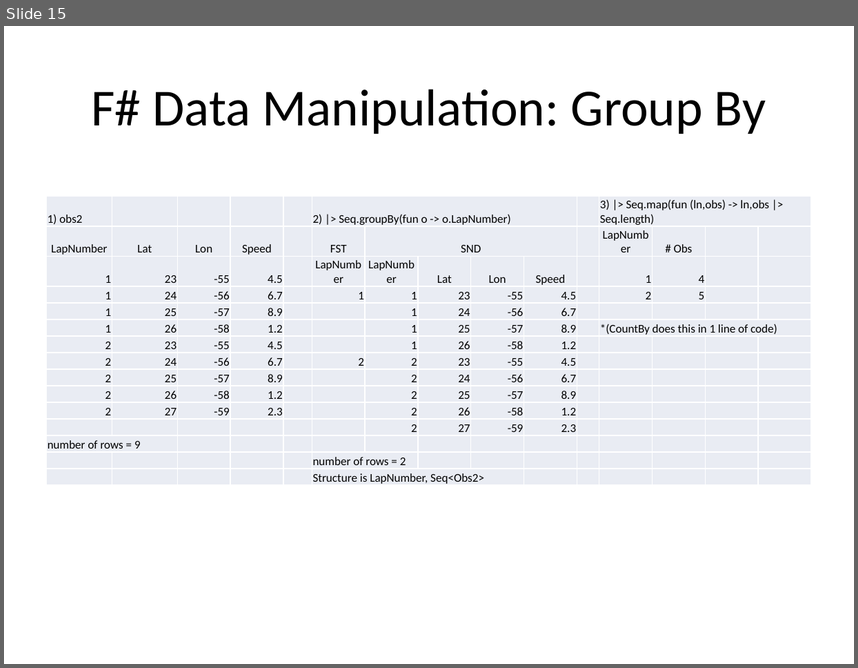
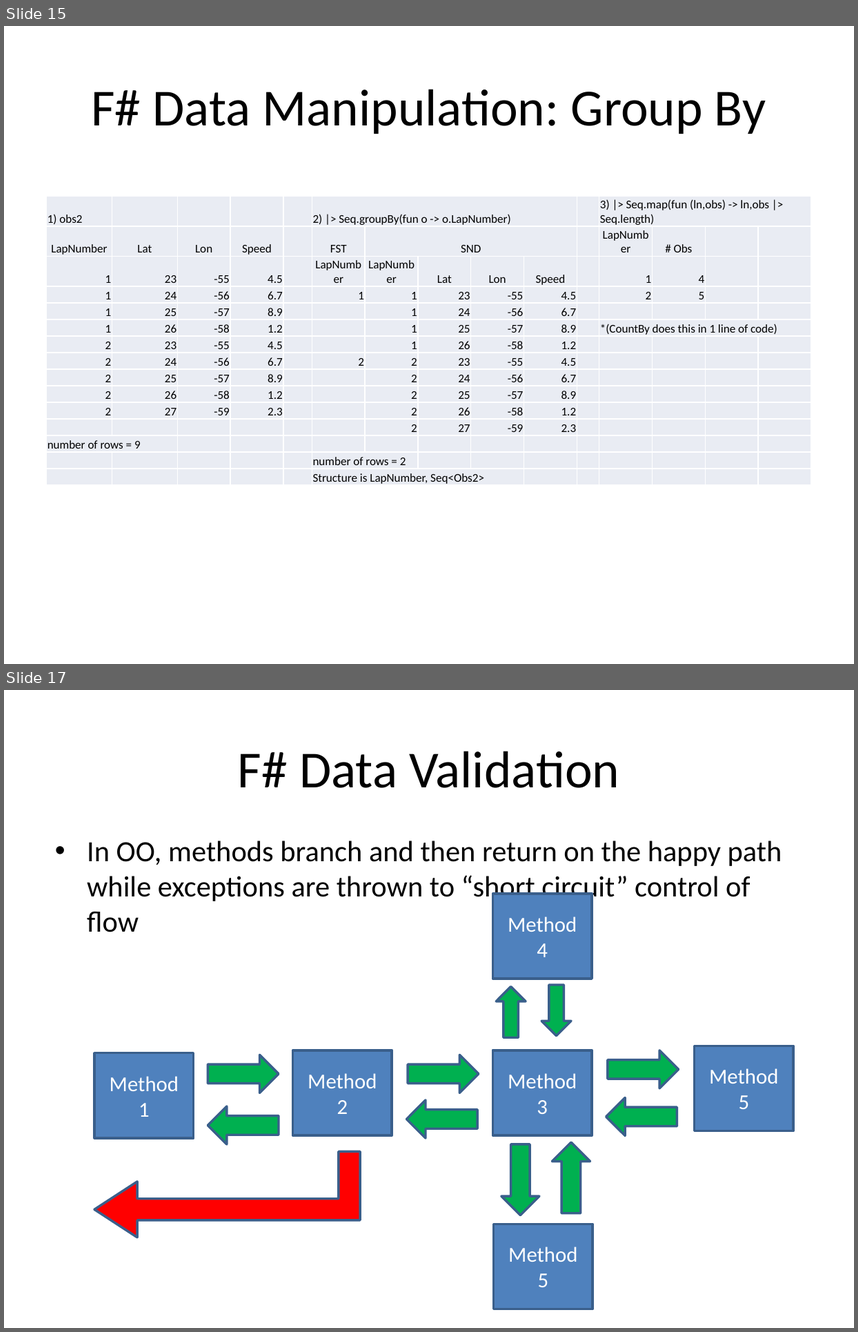
Before and after one commit to AlanGitHub00/PydataNYC, a slide deck: presentation/FSharpForData.pptx. Shown one above the other, each under a label of ours: slide 15 before the commit, slides 15 and 17 after it; the slides between them are not shown. The pictures are 858x668 and 858x1332 pixels, drawn with LibreOffice and Linux fonts; fonts in the diff are those of the drawing. Boxes give left, top, right and bottom in pixels: in the first picture for what was removed or moved away, otherwise in the second. Text is boxed around its words. In the diff, an @@ line names an element or a change of style, - is before the commit and + after.

```diff
--- a/presentation/FSharpForData.pptx
+++ b/presentation/FSharpForData.pptx
@@ slide 17 added at [4, 690, 854, 1328], background #FFFFFF @@
@@ title added at [238, 751, 619, 788], 44 pt, text #000000 @@
+F# Data Validation
@@ text added at [87, 840, 782, 932], 24.8 pt, text #000000 @@
+• In OO, methods branch and then return on the happy path while exceptions are thrown to “short circuit” control of flow
@@ rectangle added at [493, 893, 593, 978], fill #4F81BD, outline #3A5F8C 2 pt, 18 pt, text #FFFFFF @@
+Method 4
@@ right arrow added at [496, 986, 526, 1037], fill #00B050, outline #3A5F8C 2 pt @@
@@ right arrow added at [542, 985, 571, 1036], fill #00B050, outline #3A5F8C 2 pt @@
@@ rectangle added at [94, 1053, 194, 1138], fill #4F81BD, outline #3A5F8C 2 pt, 18 pt, text #FFFFFF @@
+Method 1
@@ right arrow added at [208, 1055, 279, 1093], fill #00B050, outline #3A5F8C 2 pt @@
@@ rectangle added at [293, 1050, 392, 1136], fill #4F81BD, outline #3A5F8C 2 pt, 18 pt, text #FFFFFF @@
+Method 2
@@ right arrow added at [408, 1055, 478, 1093], fill #00B050, outline #3A5F8C 2 pt @@
@@ rectangle added at [493, 1050, 593, 1136], fill #4F81BD, outline #3A5F8C 2 pt, 18 pt, text #FFFFFF @@
+Method 3
@@ right arrow added at [608, 1050, 678, 1089], fill #00B050, outline #3A5F8C 2 pt @@
@@ rectangle added at [694, 1045, 794, 1130], fill #4F81BD, outline #3A5F8C 2 pt, 18 pt, text #FFFFFF @@
+Method 5
@@ right arrow added at [407, 1100, 477, 1138], fill #00B050, outline #3A5F8C 2 pt @@
@@ right arrow added at [606, 1097, 677, 1136], fill #00B050, outline #3A5F8C 2 pt @@
@@ right arrow added at [208, 1105, 279, 1144], fill #00B050, outline #3A5F8C 2 pt @@
@@ right arrow added at [501, 1144, 539, 1214], fill #00B050, outline #3A5F8C 2 pt @@
@@ right arrow added at [553, 1142, 590, 1213], fill #00B050, outline #3A5F8C 2 pt @@
@@ bent up arrow added at [94, 1151, 360, 1237], fill #FF0000, outline #3A5F8C 2 pt @@
@@ rectangle added at [494, 1224, 593, 1309], fill #4F81BD, outline #3A5F8C 2 pt, 18 pt, text #FFFFFF @@
+Method 5
```
Also in this commit, not shown: 3 slides changed, 2 other slides added.
